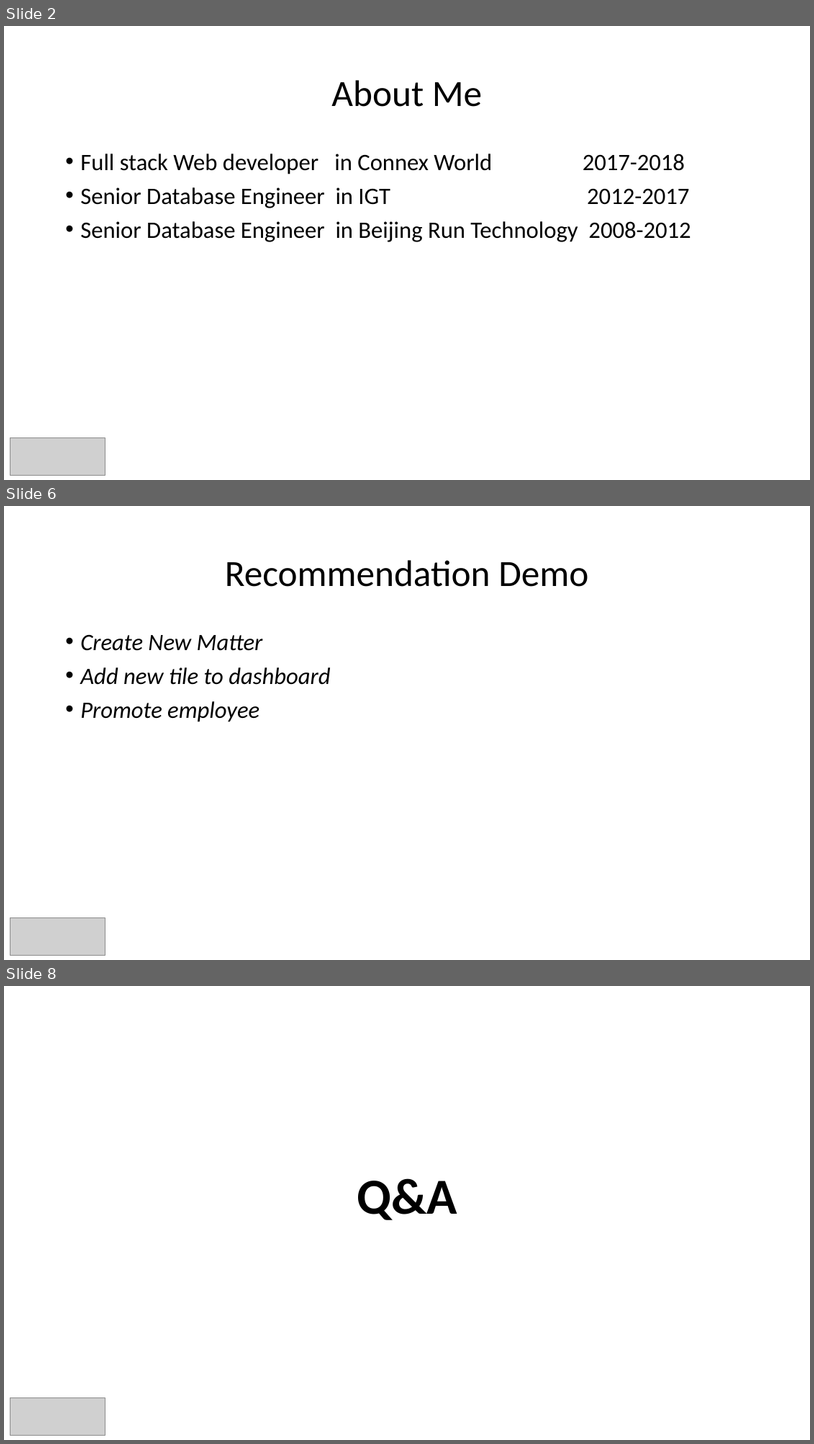
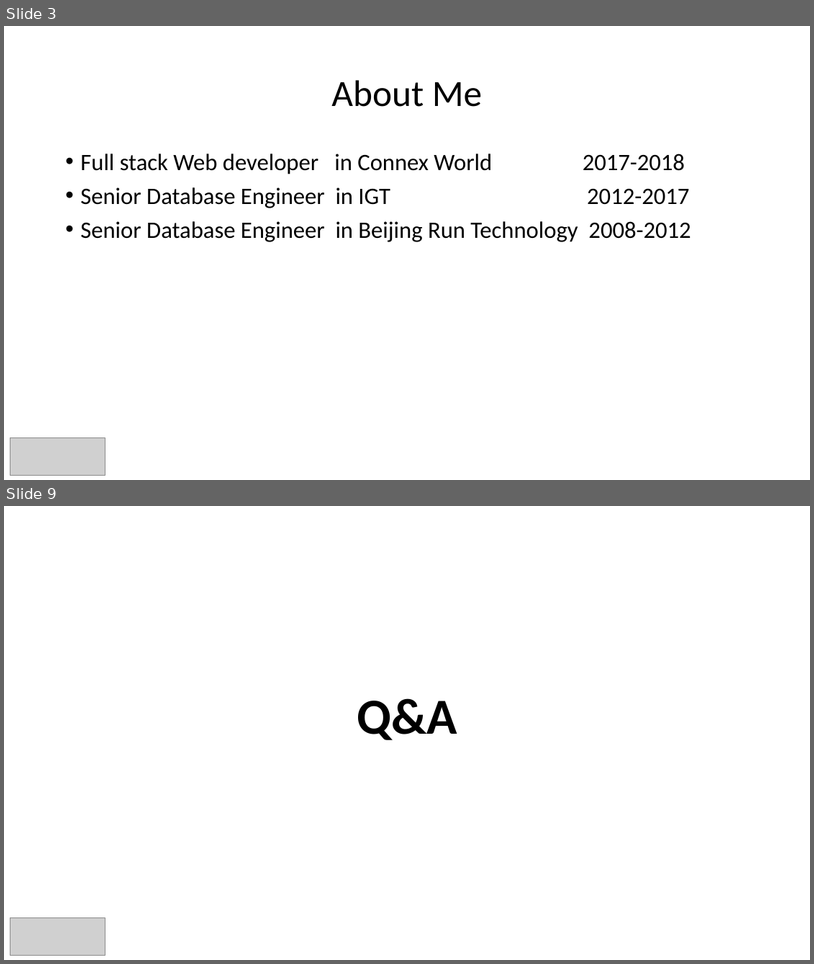
Before and after one commit to weilingxie/helloaderantslotmachine, a slide deck: helloaderant-WilliamXie.pptx. Shown one above the other, each under a label of ours: slides 2, 6 and 8 before the commit, slides 3 and 9 after it; the slides between them are not shown. The pictures are 814x1444 and 814x964 pixels, drawn with LibreOffice and Linux fonts; fonts in the diff are those of the drawing; grey boxes stand for pictures. Boxes give left, top, right and bottom in pixels: in the first picture for what was removed or moved away, otherwise in the second. Text is boxed around its words. In the diff, an @@ line names an element or a change of style, - is before the commit and + after.

```diff
--- a/helloaderant-WilliamXie.pptx
+++ b/helloaderant-WilliamXie.pptx
@@ slide 6 removed at [4, 506, 810, 960], background #FFFFFF @@
@@ title removed at [225, 560, 589, 587] @@
-Recommendation Demo
@@ text removed at [80, 634, 330, 722] @@
-• Create New Matter
-• Add new tile to dashboard
-• Promote employee
@@ picture removed at [10, 917, 104, 955] @@
@@ what was slide 2 is now slide 3 @@
@@ what was slide 8 is now slide 9 @@
```
Also in this commit, not shown: 2 slides changed, 5 slides added, 3 other slides removed.
